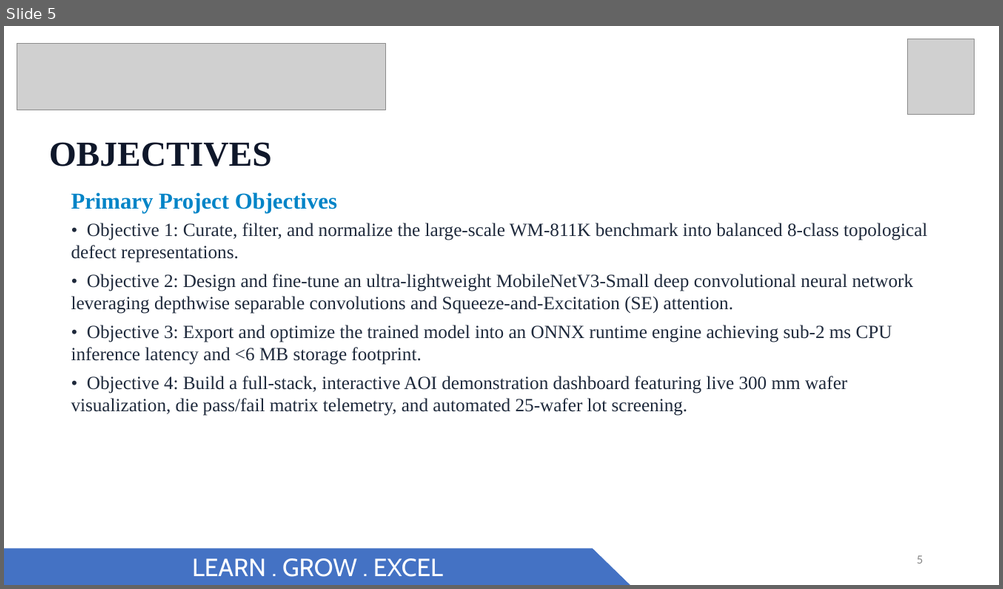
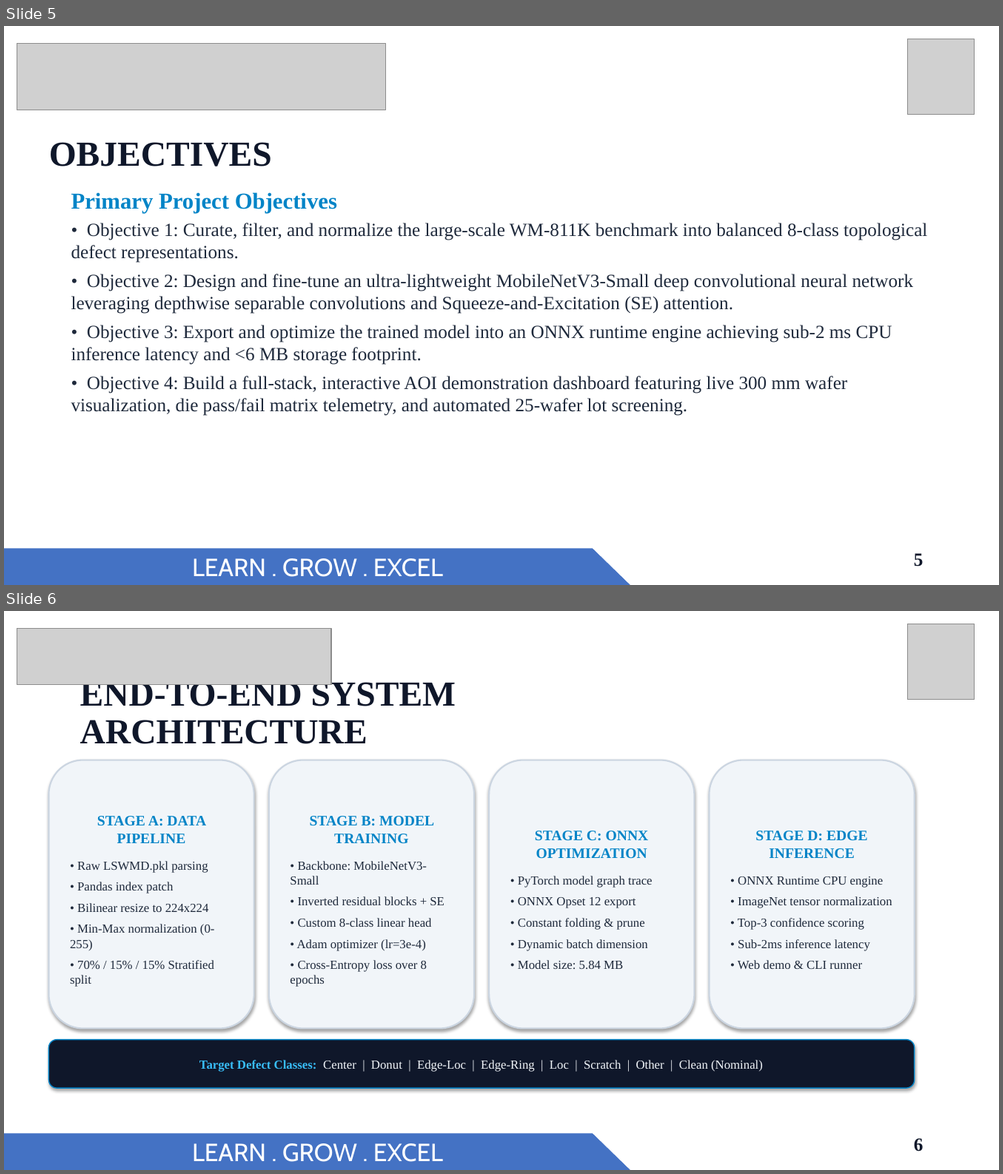
Before and after one commit to Ad1thh/semiconductor-defect-classification, a slide deck: Final_Review_Mini_Project_Semiconductor_Defects.pptx. Shown one above the other, each under a label of ours: slide 5 before the commit, slides 5 and 6 after it. The pictures are 1003x589 and 1003x1174 pixels, drawn with LibreOffice and Linux fonts; fonts in the diff are those of the drawing; grey boxes stand for pictures. Boxes give left, top, right and bottom in pixels: in the first picture for what was removed or moved away, otherwise in the second. Text is boxed around its words. In the diff, an @@ line names an element or a change of style, - is before the commit and + after.

Commit message:
Align Final Internal Review 11-slide presentation, update web slide deck and demo footer

```diff
--- a/Final_Review_Mini_Project_Semiconductor_Defects.pptx
+++ b/Final_Review_Mini_Project_Semiconductor_Defects.pptx
@@ slide 6 added at (4,611,999,1170), background #FFFFFF @@
@@ picture added at (17,628,331,685) @@
@@ picture added at (908,624,974,700) @@
@@ title added at (80,678,455,744), 34 pt, text #0F172A, bold @@
+END-TO-END SYSTEM ARCHITECTURE
@@ rounded rectangle added at (48,760,254,1029), fill #F1F5F9, outline #CBD5E1 1.5 pt, 12 pt, text #1E293B @@
+STAGE A: DATA PIPELINE
+• Raw LSWMD.pkl parsing
+• Pandas index patch
+• Bilinear resize to 224x224
+• Min-Max normalization (0-255)
+• 70% / 15% / 15% Stratified split
@@ rounded rectangle added at (269,760,474,1029), fill #F1F5F9, outline #CBD5E1 1.5 pt, 12 pt, text #1E293B @@
+STAGE B: MODEL TRAINING
+• Backbone: MobileNetV3-Small
+• Inverted residual blocks + SE
+• Custom 8-class linear head
+• Adam optimizer (lr=3e-4)
+• Cross-Entropy loss over 8 epochs
@@ rounded rectangle added at (489,760,694,1029), fill #F1F5F9, outline #CBD5E1 1.5 pt, 12 pt, text #1E293B @@
+STAGE C: ONNX OPTIMIZATION
+• PyTorch model graph trace
+• ONNX Opset 12 export
+• Constant folding & prune
+• Dynamic batch dimension
+• Model size: 5.84 MB
@@ rounded rectangle added at (709,760,914,1029), fill #F1F5F9, outline #CBD5E1 1.5 pt, 12 pt, text #1E293B @@
+STAGE D: EDGE INFERENCE
+• ONNX Runtime CPU engine
+• ImageNet tensor normalization
+• Top-3 confidence scoring
+• Sub-2ms inference latency
+• Web demo & CLI runner
@@ rounded rectangle added at (48,1040,914,1088), fill #0F172A, outline #0284C7 1 pt, 12 pt, text #F1F5F9 @@
+Target Defect Classes: Center | Donut | Edge-Loc | Edge-Ring | Loc | Scratch | Other | Clean (Nominal)
@@ freeform shape added at (4,1134,631,1170), fill #4472C4, 24 pt, text #FFFFFF @@
+LEARN . GROW . EXCEL
@@ text added at (913,1139,923,1152), 18 pt, text #0F172A, bold @@
+6
@@ slide 5 changed as well @@
@@ text "5" at (913,554,923,567): size 12 to 18 pt, font Calibri to Times New Roman, text colour #888888 to #0F172A, bold on @@
```
Also in this commit, not shown: 8 other slides changed, 1 other slide added, 6 slides removed, 6 other files.
